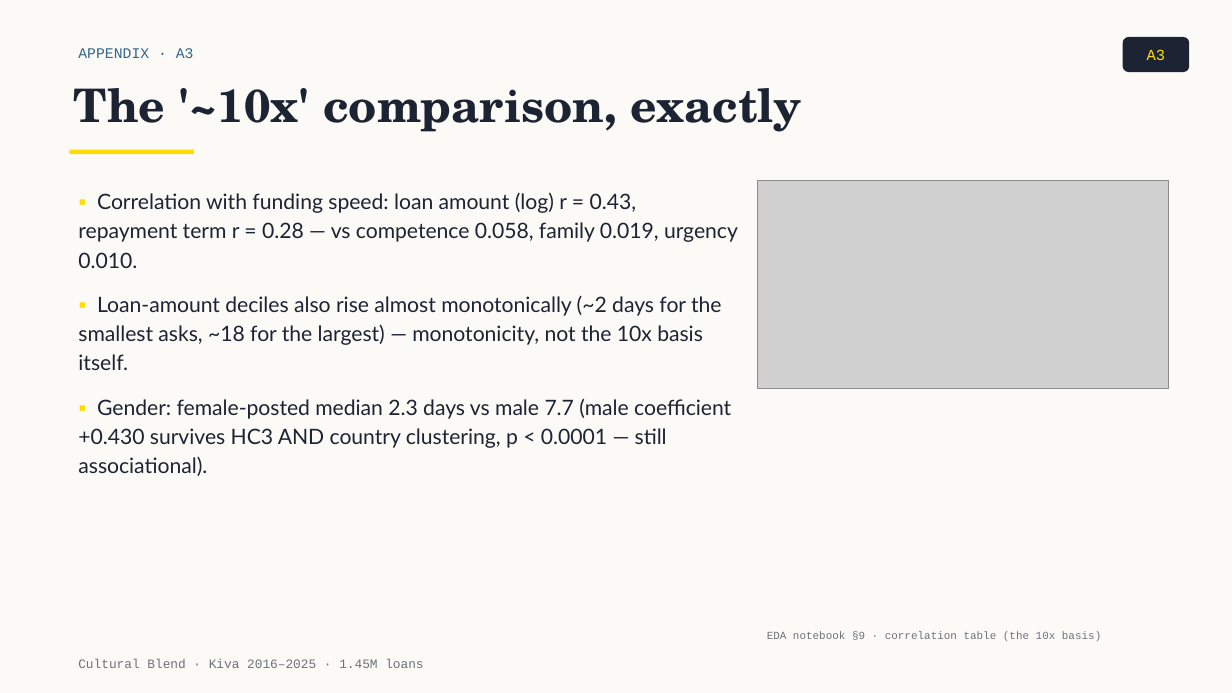
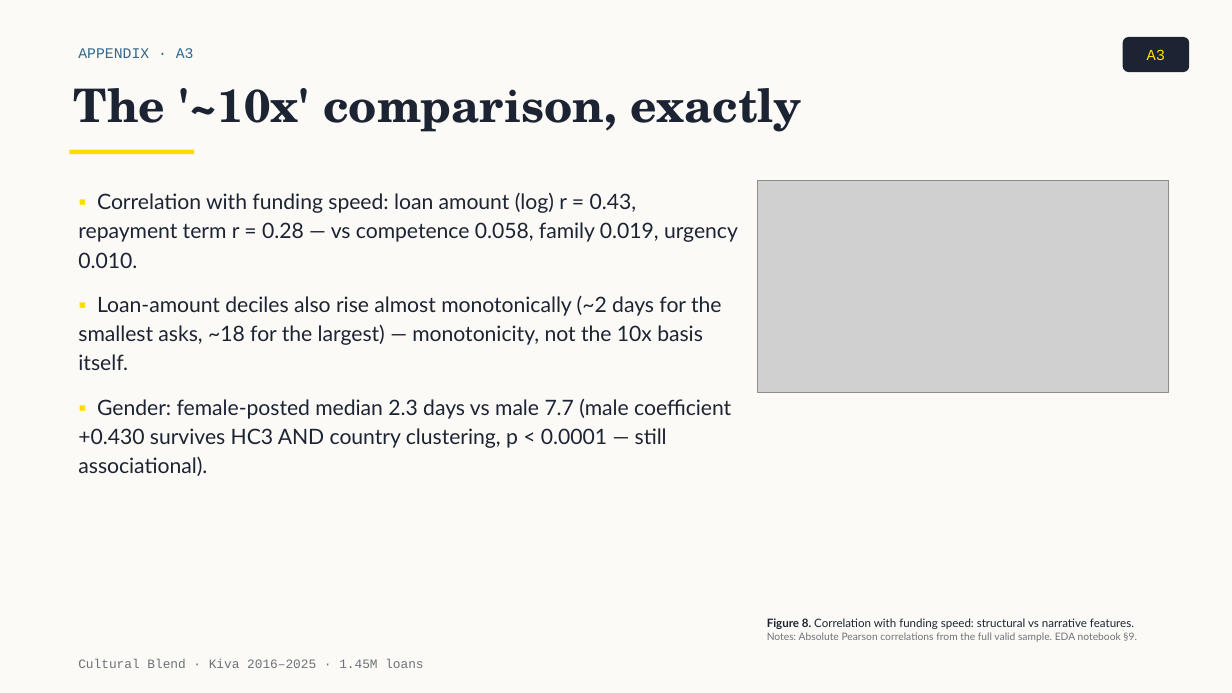
Before and after one commit to tuannm3812/unsw-ma-hackathon-2026, a slide deck: slide 14 of docs/presentation/slides_draft.pptx. Drawn at 1232x693 pixels with LibreOffice and Linux fonts; fonts in the diff are those of the drawing; grey boxes stand for pictures. Boxes give left, top, right and bottom in pixels: in the first picture for what was removed or moved away, otherwise in the second. Text is boxed around its words. In the diff, an @@ line names an element or a change of style, - is before the commit and + after.

```diff
--- a/docs/presentation/slides_draft.pptx
+++ b/docs/presentation/slides_draft.pptx
@@ picture: place and size @@
-picture at [758, 180, 1169, 389]
+picture at [758, 180, 1169, 393]
@@ text at [767, 618, 1136, 642]: text changed; size 8.5 to 8 pt; font Courier New to Lato @@
-EDA notebook §9 · correlation table (the 10x basis)
+Figure 8. Correlation with funding speed: structural vs narrative features.
+Notes: Absolute Pearson correlations from the full valid sample. EDA notebook §9.
```
Also in this commit, not shown: 7 other slides changed, 10 other files.
